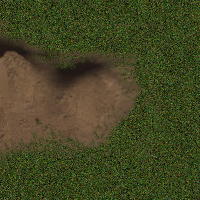
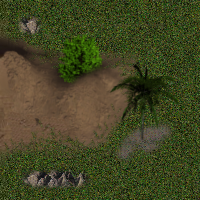
Two versions of the same layered image (200x200). Layer-by-layer changes:
added layer "0001.png#1" above "Clipboard#6" over [109, 63, 180, 141]
added layer "Clipboard#6" above "Clipboard#1" over [57, 33, 105, 84]
added layer "New Layer" above "Background" over [15, 12, 176, 191]
